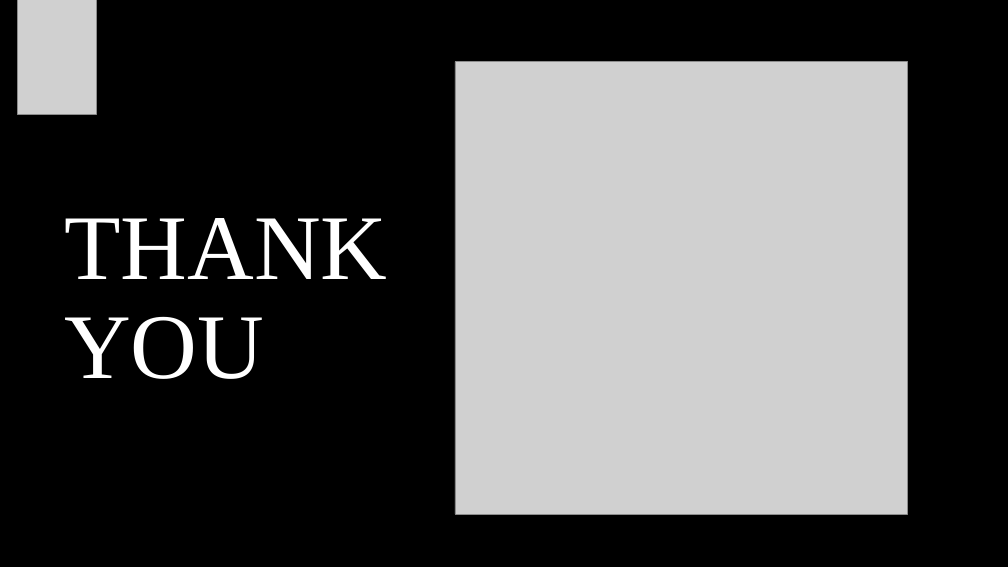
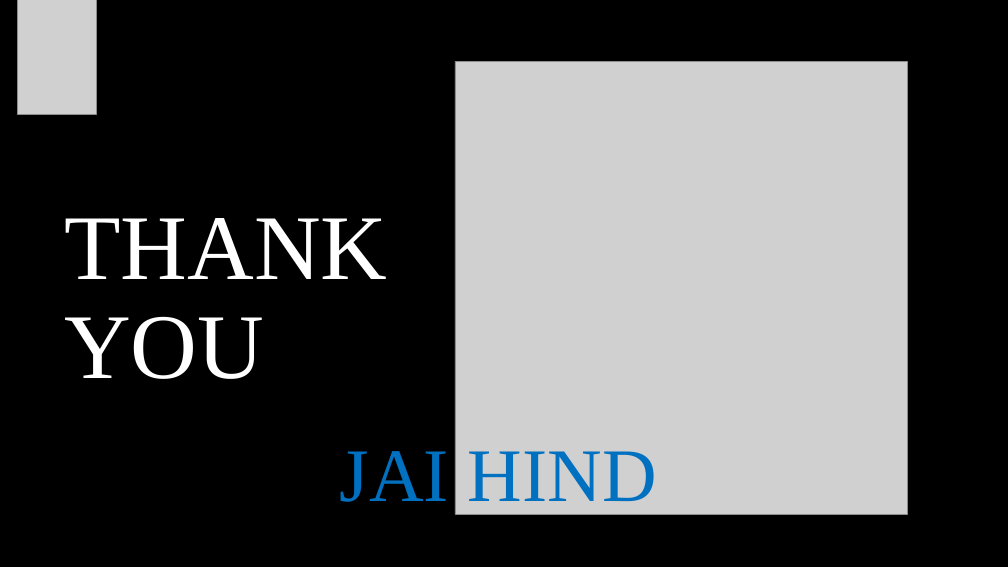
Before and after one commit to GowMani/Mani, a slide deck: slide 20 of Leadership & Personality development.pptx (slide 17 before the commit). Drawn at 1008x567 pixels with LibreOffice and Linux fonts; fonts in the diff are those of the drawing; grey boxes stand for pictures; background and template pictures are left out. Boxes give left, top, right and bottom in pixels: in the first picture for what was removed or moved away, otherwise in the second. Text is boxed around its words. In the diff, an @@ line names an element or a change of style, - is before the commit and + after.

```diff
--- a/Leadership & Personality development.pptx
+++ b/Leadership & Personality development.pptx
@@ text added at (x1=340, y1=451, x2=657, y2=516), 72 pt, text #0070C0 @@
+JAI HIND
```
Also in this commit, not shown: 2 other slides changed, 3 slides added.
